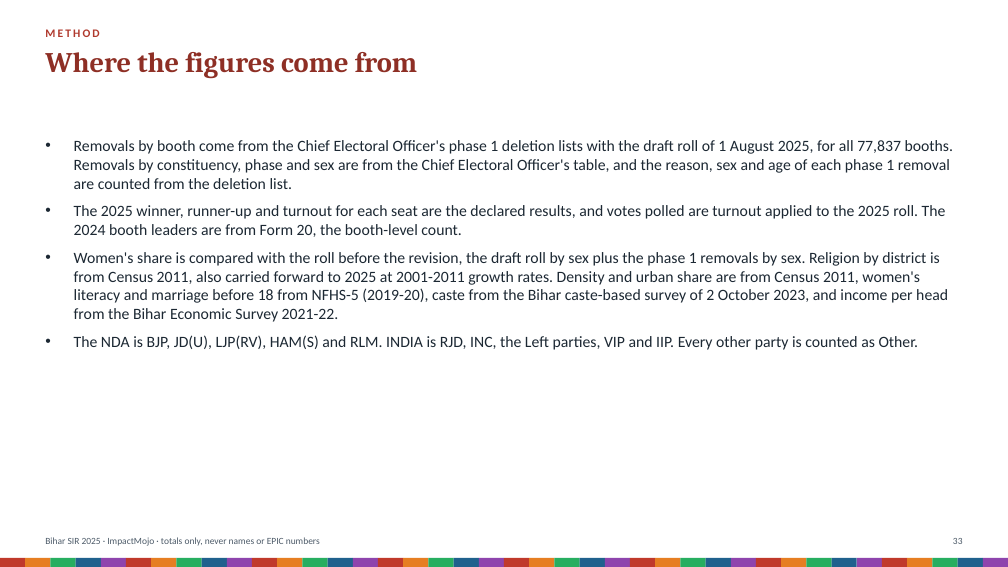
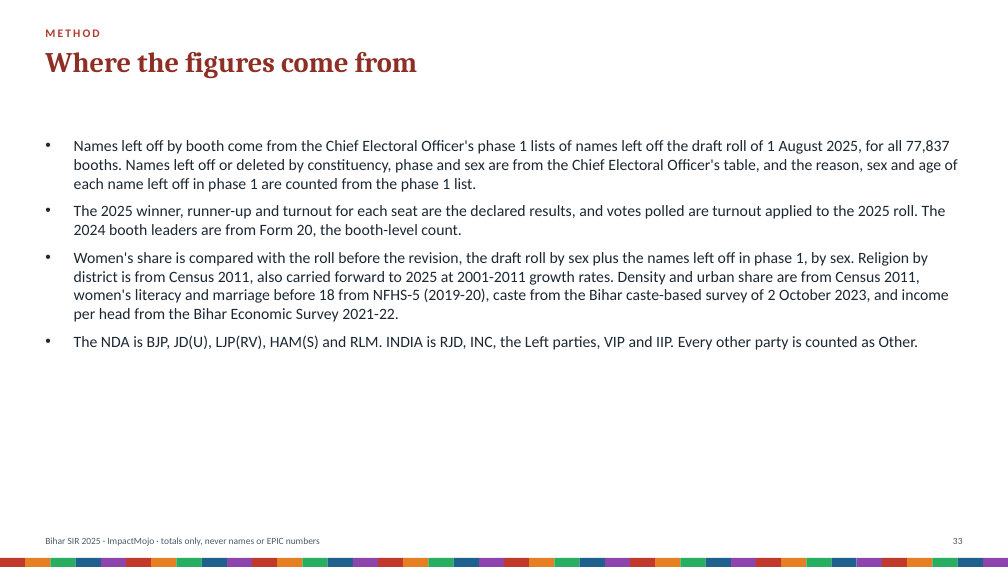
Before and after one commit to Varnasr/INDIA-DATA, a slide deck: slide 33 of reports/bihar-sir-2025-deck.pptx. Drawn at 1008x567 pixels with LibreOffice and Linux fonts; fonts in the diff are those of the drawing. Boxes give left, top, right and bottom in pixels: in the first picture for what was removed or moved away, otherwise in the second. Text is boxed around its words. In the diff, an @@ line names an element or a change of style, - is before the commit and + after.

```diff
--- a/reports/bihar-sir-2025-deck.pptx
+++ b/reports/bihar-sir-2025-deck.pptx
@@ text at (74, 140, 958, 192): text changed @@
-• Removals by booth come from the Chief Electoral Officer's phase 1 deletion lists with the draft roll of 1 August 2025, for all 77,837 booths. Removals by constituency, phase and sex are from the Chief Electoral Officer's table, and the reason, sex and age of each phase 1 removal are counted from the deletion list.
+• Names left off by booth come from the Chief Electoral Officer's phase 1 lists of names left off the draft roll of 1 August 2025, for all 77,837 booths. Names left off or deleted by constituency, phase and sex are from the Chief Electoral Officer's table, and the reason, sex and age of each name left off in phase 1 are counted from the phase 1 list.
@@ text at (74, 252, 949, 322): text changed @@
-• Women's share is compared with the roll before the revision, the draft roll by sex plus the phase 1 removals by sex. Religion by district is from Census 2011, also carried forward to 2025 at 2001-2011 growth rates. Density and urban share are from Census 2011, women's literacy and marriage before 18 from NFHS-5 (2019-20), caste from the Bihar caste-based survey of 2 October 2023, and income per head from the Bihar Economic Survey 2021-22.
+• Women's share is compared with the roll before the revision, the draft roll by sex plus the names left off in phase 1, by sex. Religion by district is from Census 2011, also carried forward to 2025 at 2001-2011 growth rates. Density and urban share are from Census 2011, women's literacy and marriage before 18 from NFHS-5 (2019-20), caste from the Bihar caste-based survey of 2 October 2023, and income per head from the Bihar Economic Survey 2021-22.
```
Also in this commit, not shown: 29 other slides changed, 44 other files.
